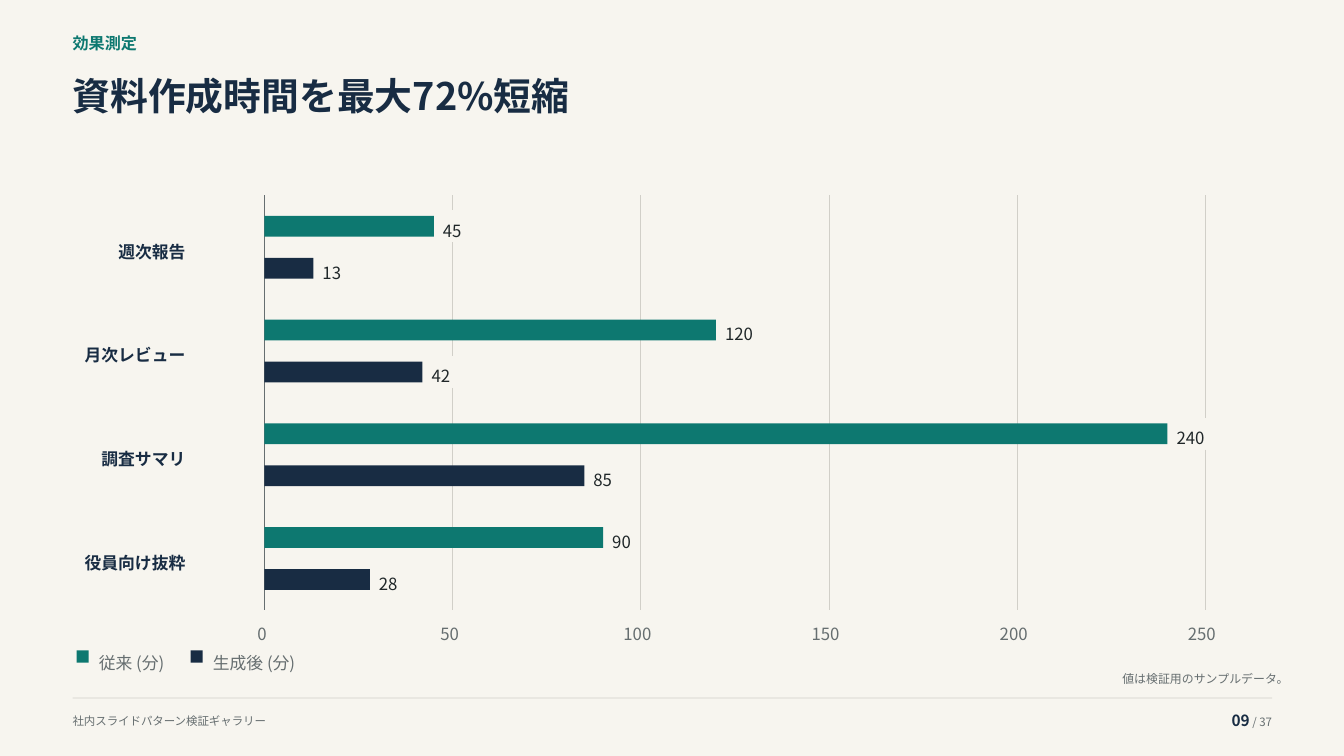
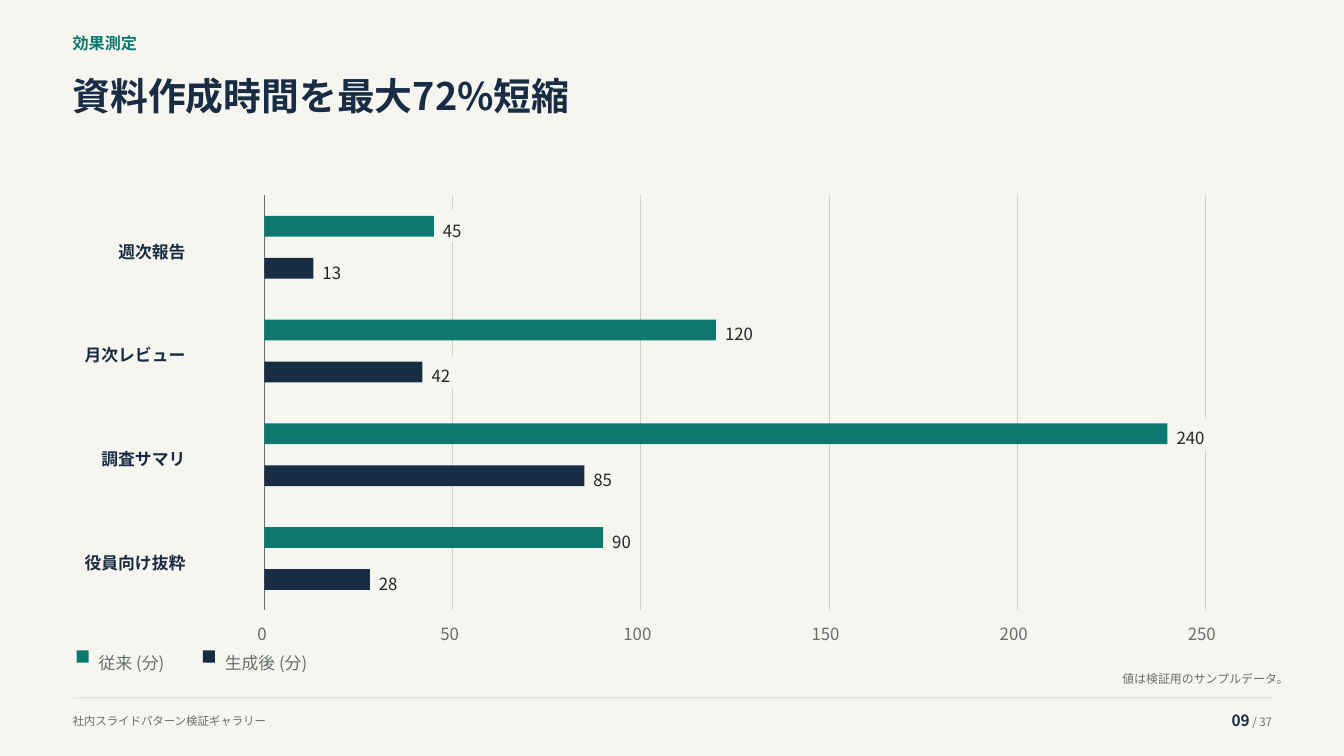
Before and after one commit to thinas1115/pptxdsl, a slide deck: slide 9 of examples/gallery/pattern_gallery.pptx. Drawn at 1344x756 pixels with LibreOffice and Linux fonts; fonts in the diff are those of the drawing. Boxes give left, top, right and bottom in pixels: in the first picture for what was removed or moved away, otherwise in the second. Text is boxed around its words. In the diff, an @@ line names an element or a change of style, - is before the commit and + after.

```diff
--- a/examples/gallery/pattern_gallery.pptx
+++ b/examples/gallery/pattern_gallery.pptx
@@ rectangle: place and size @@
-rectangle at (191, 650, 203, 662)
+rectangle at (203, 650, 215, 662)
@@ text "生成後 (分)": place and size @@
-text "生成後 (分)" at (213, 655, 295, 672)
+text "生成後 (分)" at (225, 655, 307, 672)
```
Also in this commit, not shown: 2 other slides changed, 3 other files.
